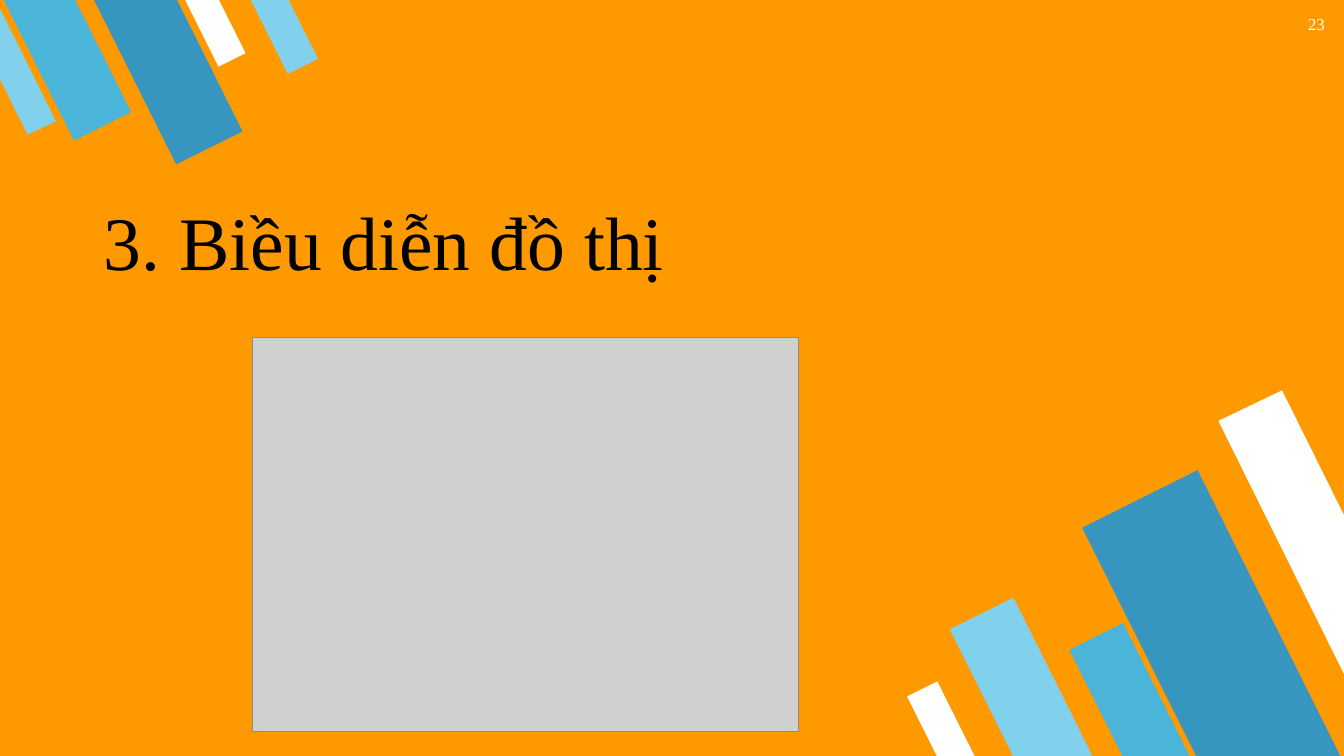
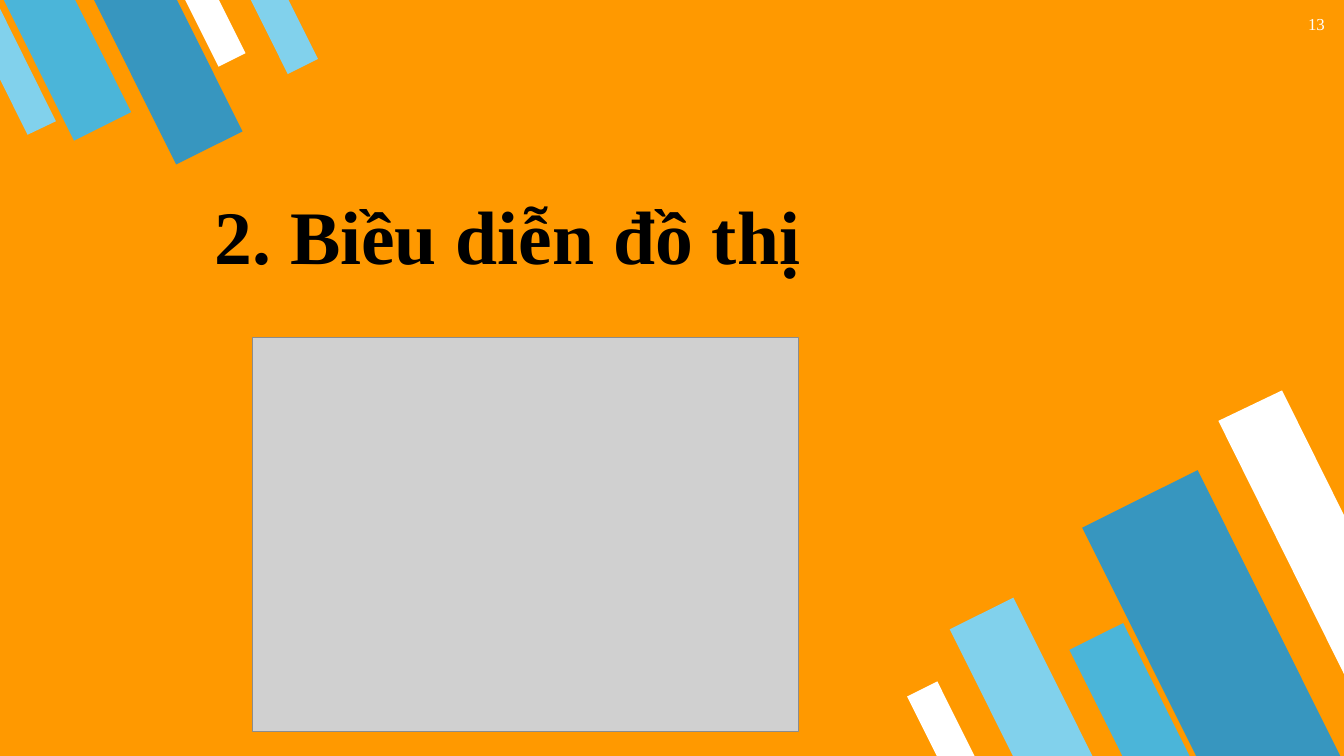
Before and after one commit to Nhom006/Nhom006, a slide deck: slide 13 of Bai_thuyet_trinh/graph.pptx (slide 23 before the commit). Drawn at 1344x756 pixels with LibreOffice and Linux fonts; fonts in the diff are those of the drawing; grey boxes stand for pictures. Boxes give left, top, right and bottom in pixels: in the first picture for what was removed or moved away, otherwise in the second. Text is boxed around its words. In the diff, an @@ line names an element or a change of style, - is before the commit and + after.

```diff
--- a/Bai_thuyet_trinh/graph.pptx
+++ b/Bai_thuyet_trinh/graph.pptx
@@ page number at (1308,19,1325,30): text changed @@
-23
+13
@@ title at (214,206,800,279): text changed; bold on @@
-3. Biều diễn đồ thị
+2. Biều diễn đồ thị
```
Also in this commit, not shown: 13 other slides changed, 44 slides added, 22 slides removed, 1 other file.
